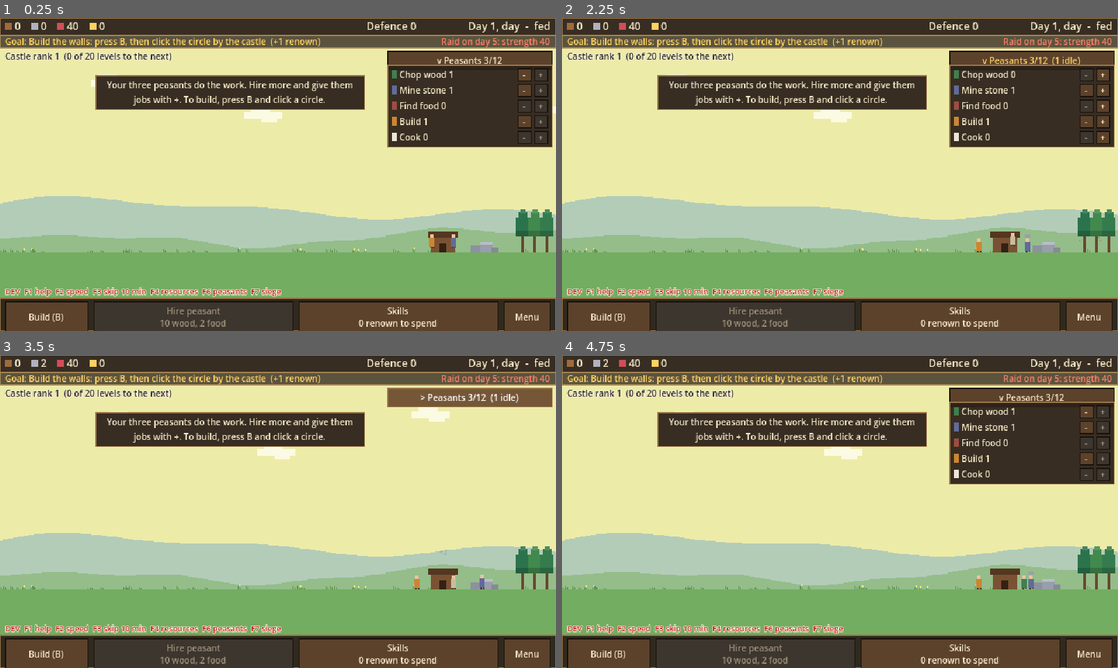
Above: before the commit, frames 1-4 (two rows, left to right).
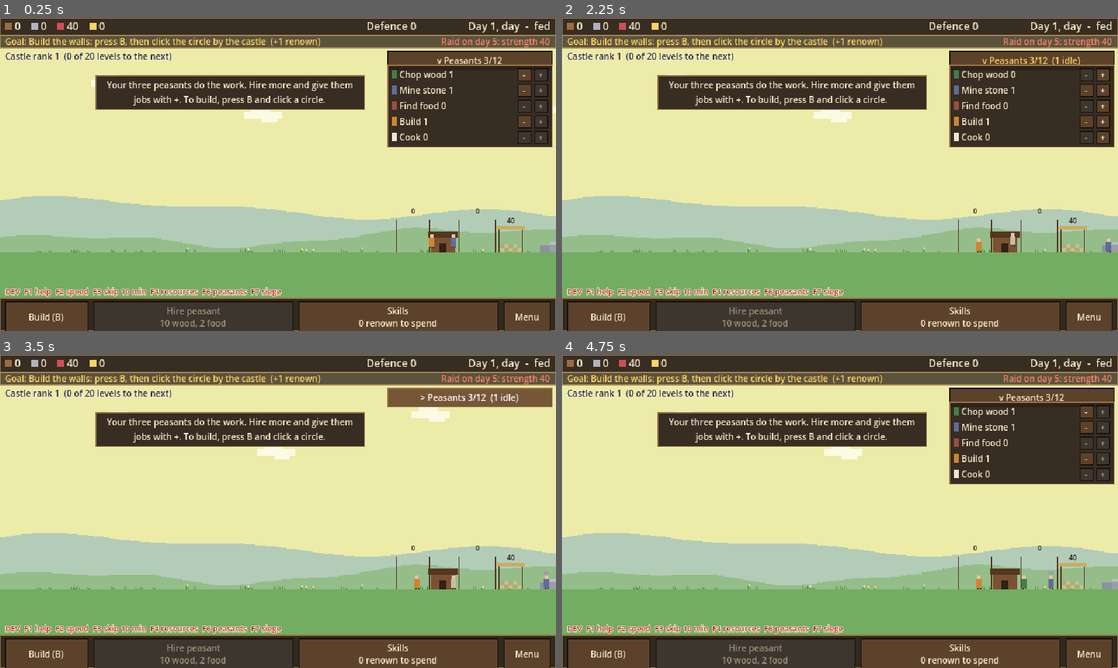
Above: after the commit, the same moments.

Repository: henrikmoepe-del/basebygger
Game: Godot game, scene res://scenes/main.tscn
Two runs of this game, one before a commit and one after it. Both use one fixed random seed, a clock stepped at 60 frames per second and the inputs below.
Inputs:
- Up to frame 1 (0.25 s): no input
- Up to frame 2 (2.25 s): click "v Peasants 3/12" at 0.5 s; click "> Peasants 3/12" at 1.25 s; click "-" at 2 s
- Up to frame 3 (3.5 s): click "v Peasants 3/12 (1 idle)" at 2.75 s
- Up to frame 4 (4.75 s): click "> Peasants 3/12 (1 idle)" at 3.5 s; click "+" at 4.25 s

The runs differ from the first frame. In frame 1, 2.1% of the frame differs, in the area x 0-100%, y 56-75%; in frame 2, 2.2%; in frame 3, 2.2%; in frame 4, 2.2%, in the area x 0-100%, y 1-75%.

Commit message:
Add a stockyard: a visible store for each resource
Wood, stone, food and iron each get a stack beside the shed that grows
with the amount, with the number above it. Gatherers deliver to the
right store and builders fetch from it.

Co-Authored-By: Claude Opus 5.5 <noreply@anthropic.com>

Diff:
--- a/scenes/main.tscn
+++ b/scenes/main.tscn
@@ -50,18 +50,18 @@
 script = ExtResource("5_grove")
 
 [node name="Rock" type="Node2D" parent="."]
-position = Vector2(536, 270)
+position = Vector2(676, 270)
 script = ExtResource("13_quarry")
 
 [node name="Wilds" type="Node2D" parent="."]
-position = Vector2(828, 270)
+position = Vector2(968, 270)
 script = ExtResource("13_quarry")
 resource_type = "food"
 size = Vector2(44, 30)
 look = "bushes"
 
 [node name="MineSpot" type="Node2D" parent="."]
-position = Vector2(886, 270)
+position = Vector2(1026, 270)
 script = ExtResource("1_gather")
 resource_type = "iron"
 look = "none"
--- a/scripts/build_plan.gd
+++ b/scripts/build_plan.gd
@@ -66,6 +66,16 @@
 	if color == CastleData.ROOF_RED or color == CastleData.ROOF_BLUE:
 		return "tile"
 	return "stone"
+
+
+## Which store of the stockyard an item is fetched from ("" = the shed).
+static func store_for(item: String) -> String:
+	match item:
+		"stone":
+			return "stone"
+		"plank", "poles", "ladder":
+			return "wood"
+	return ""
 
 
 ## The plan for raising a part from level to level + 1.
--- a/scripts/builder.gd
+++ b/scripts/builder.gd
@@ -60,7 +60,8 @@
 				# Nothing to do yet: wait by the yard, where the next work will be.
 				_walk_to(castle.yard_x() + 14.0 + _offset * 2.0, delta)
 		State.TO_STOCK:
-			if _walk_to(world.stock_x + _offset, delta):
+			# Stone from the stone stack, timber from the wood stack, the rest from the shed.
+			if _walk_to(world.store_x(castle.item_store(GameState.job_claimed)) + _offset, delta):
 				_carry_color = castle.item_color(GameState.job_claimed)
 				_carrying = GameState.job_take_load(int(GameState.builder_load() * _skill()))
 				_state = State.TO_YARD if _carrying > 0 else State.IDLE
@@ -104,7 +105,7 @@
 				_carrying = 1 if taken_down else 0
 				_state = State.RETURN if taken_down else State.IDLE
 		State.RETURN:
-			if _walk_to(world.stock_x + _offset, delta):
+			if _walk_to(world.store_x("wood") + _offset, delta):
 				_carrying = 0
 				_state = State.IDLE
 	if _state != before:
--- a/scripts/camera.gd
+++ b/scripts/camera.gd
@@ -14,11 +14,11 @@
 
 ## The left and right edges of the world.
 @export var world_left := -900.0
-@export var world_right := 1410.0
+@export var world_right := 1550.0
 ## How far above the ground the view can reach: the tallest keep and its banner.
 @export var world_height := 560.0
 ## Where the view is centred when the game starts: the castle and the stockhouse.
-@export var start_x := 300.0
+@export var start_x := 360.0
 
 var _zoom_index := 0
 ## How hard the view is shaking right now, in pixels. It dies away quickly.
--- a/scripts/castle.gd
+++ b/scripts/castle.gd
@@ -217,6 +217,11 @@
 ## What a builder carrying a piece holds: the colour of its material.
 func item_color(index: int) -> Color:
 	return _plan[clampi(index, 0, _plan.size() - 1)].color
+
+
+## Which store of the stockyard a piece's material comes from.
+func item_store(index: int) -> String:
+	return BuildPlan.store_for(_plan[clampi(index, 0, _plan.size() - 1)].item)
 
 
 ## True if the piece is scaffolding being taken down.
--- a/scripts/castle_data.gd
+++ b/scripts/castle_data.gd
@@ -85,19 +85,19 @@
 	"quarry": {
 		"benefit": "Stone appears 0.7 a second faster, and 10 more can pile up, per level", "drawback": "Dust: everyone works 2% slower per level",
 		"name": "Quarry", "defence": 0, "renown": 1, "cost": {"wood": 24, "stone": 6}, "work": 10.0,
-		"site_x": 560.0, "village": true, "max_level": 10,
+		"site_x": 700.0, "village": true, "max_level": 10,
 	},
 	# The farm's fields add to what the hunting grounds give (see GameState.site_rate).
 	"farm": {
 		"benefit": "Food appears 0.3 a second faster, and 12 more can wait, per level", "drawback": "",
 		"name": "Farm", "defence": 0, "renown": 1, "cost": {"wood": 20, "stone": 4}, "work": 8.0,
-		"site_x": 750.0, "village": true, "max_level": 10,
+		"site_x": 890.0, "village": true, "max_level": 10,
 	},
 	# The mine goes underground for iron, which high castle levels need.
 	"mine": {
 		"benefit": "Lets peasants mine iron: room for 2 miners per level", "drawback": "Each miner eats double",
 		"name": "Mine", "defence": 0, "renown": 2, "cost": {"wood": 40, "stone": 40}, "work": 20.0,
-		"site_x": 868.0, "village": true, "max_level": 8,
+		"site_x": 1008.0, "village": true, "max_level": 8,
 	},
 	# Outer defences: cheap wooden works that raiders meet first.
 	"palisade": {
@@ -128,19 +128,19 @@
 	"houses": {
 		"benefit": "Room for 4 more peasants per level", "drawback": "",
 		"name": "Houses", "defence": 0, "renown": 0, "cost": {"wood": 12, "stone": 4}, "work": 6.0,
-		"site_x": 1038.0, "village": true, "max_level": 12,
+		"site_x": 1178.0, "village": true, "max_level": 12,
 	},
 	# The well and the tavern keep peasants content, which makes them work
 	# faster (see GameState.morale_bonus). Each level serves more peasants.
 	"well": {
 		"benefit": "Up to +15% work speed; each level serves 8 peasants", "drawback": "",
 		"name": "Well", "defence": 0, "renown": 1, "cost": {"stone": 16, "wood": 4}, "work": 8.0,
-		"site_x": 950.0, "village": true, "max_level": 10,
+		"site_x": 1090.0, "village": true, "max_level": 10,
 	},
 	"tavern": {
 		"benefit": "Up to +15% work speed; each level serves 10 peasants", "drawback": "Peasants eat 3% more per level",
 		"name": "Tavern", "defence": 0, "renown": 1, "cost": {"wood": 24, "stone": 8}, "work": 10.0,
-		"site_x": 996.0, "village": true, "max_level": 10,
+		"site_x": 1136.0, "village": true, "max_level": 10,
 	},
 }
 ## Back to front.
@@ -150,12 +150,12 @@
 const FRONT := ["court", "garrison", "keep", "towers"]
 
 ## Where the village stands, relative to the castle's ground-centre point.
-const QUARRY_X := 536.0
-const FARM_X := 772.0
-const MINE_X := 886.0
-const WELL_X := 950.0
-const TAVERN_X := 996.0
-const FIRST_HOUSE_X := 1052.0
+const QUARRY_X := 676.0
+const FARM_X := 912.0
+const MINE_X := 1026.0
+const WELL_X := 1090.0
+const TAVERN_X := 1136.0
+const FIRST_HOUSE_X := 1192.0
 const HOUSE_SPACING := 26.0
 ## The outer defences, west of the castle.
 const PALISADE_X := -520.0
--- a/scripts/gatherer.gd
+++ b/scripts/gatherer.gd
@@ -65,7 +65,7 @@
 				_state = State.TO_HOME if _carrying > 0 else State.IDLE
 				_timer = 0.0
 		State.TO_HOME:
-			if _walk_to(home_x, delta):
+			if _walk_to(world.store_x(_resource) + _spot_offset, delta):
 				GameState.add_income(_resource, _carrying)
 				_carrying = 0
 				_state = State.IDLE
--- a/scripts/grove.gd
+++ b/scripts/grove.gd
@@ -4,7 +4,7 @@
 const TreeSpot = preload("res://scripts/tree.gd")
 
 ## The first tree stands nearest the stockhouse; later ones are a longer walk.
-@export var first_x := 582.0
+@export var first_x := 722.0
 @export var spacing := 14.0
 
 
--- a/scripts/workers.gd
+++ b/scripts/workers.gd
@@ -1,6 +1,8 @@
 extends Node2D
 ## Keeps one walking peasant on screen for every peasant in GameState, each
-## running the script for their job, and draws the stockhouse. Peasants ask
+## running the script for their job, and draws the stockyard: a shed with a
+## store for each resource beside it (STORES), so what is in stock can be
+## seen. Each store is a stack that grows with the amount, under a number. Peasants ask
 ## this node where things are (gather spots, guard posts, beds).
 ## This node and the castle share the same origin: the castle's ground-centre.
 
@@ -14,9 +16,20 @@
 const Cow = preload("res://scripts/cow.gd")
 ## Which script runs each job ("" = idle).
 const BUMP_TIME := 0.15
-## One piece appears in a pile for every PILE_UNIT, then 4x, 9x, 16x that...
-const PILE_UNIT := 6.0
-const MAX_PILE_PIECES := 6
+## The stores of the stockyard. "x" is where the stack starts, east of the
+## shed's middle (stock_x); "piece" is the size of one log, block, sack or
+## ingot; "per_row" how many lie side by side; "rows" how high the stack can
+## get. The stack holds STACK_GROWTH x the square root of the amount, so it
+## grows quickly at first and never stops being readable.
+const STORES := {
+	"iron": {"x": -72.0, "piece": Vector2(4, 2), "per_row": 3, "rows": 6, "color": Color(0.36, 0.38, 0.46)},
+	"stone": {"x": -52.0, "piece": Vector2(5, 4), "per_row": 6, "rows": 9, "color": Color(0.66, 0.66, 0.70)},
+	"wood": {"x": 20.0, "piece": Vector2(7, 3), "per_row": 5, "rows": 12, "color": Color(0.52, 0.36, 0.22)},
+	"food": {"x": 66.0, "piece": Vector2(4, 5), "per_row": 5, "rows": 5, "color": Color(0.82, 0.74, 0.52)},
+}
+const STACK_GROWTH := 1.5
+const POST := Color(0.33, 0.21, 0.13)
+const NUMBER := Color(0.20, 0.17, 0.15)
 const FLOAT_TIME := 1.2
 const MAX_FLOATS := 12
 ## Idle peasants stroll on floors no further than this from the castle's middle.
@@ -35,7 +48,7 @@
 @export var wilds: Node2D
 @export var mine: Node2D
 @export var castle: Node2D
-@export var stock_x := 490.0
+@export var stock_x := 550.0
 
 ## Numbers floating up from the stockhouse as loads arrive:
 ## each is {"text": String, "color": Color, "age": float, "x": float}.
@@ -54,9 +67,12 @@
 
 
 func _draw() -> void:
-	_draw_piles()
-	# The stockhouse: everything gathered is stored here. It swells for a
-	# moment each time a load comes in.
+	for type: String in STORES:
+		# Iron only has a place once there is a mine.
+		if type != "iron" or GameState.part_levels.mine > 0:
+			_draw_store(type)
+	# The shed, for tools and everything small. It swells for a moment each
+	# time a load comes in.
 	var swell := 2.0 * maxf(_bump, 0.0) / BUMP_TIME
 	draw_rect(Rect2(stock_x - 14 - swell, -18 - swell, 28 + swell * 2, 18 + swell), Color(0.48, 0.32, 0.20))
 	draw_rect(Rect2(stock_x - 17 - swell, -24 - swell, 34 + swell * 2, 7), Color(0.33, 0.21, 0.13))
@@ -88,32 +104,32 @@
 	if amount <= 0 or _floats.size() >= MAX_FLOATS:
 		return
 	_bump = BUMP_TIME
-	_floats.append({"text": "+%d" % amount, "color": FLOAT_COLORS[type], "age": 0.0, "x": stock_x + randf_range(-10.0, 4.0)})
+	_floats.append({"text": "+%d" % amount, "color": FLOAT_COLORS[type], "age": 0.0, "x": store_x(type) + randf_range(-10.0, 4.0)})
 	queue_redraw()
 
 
-## Logs and stone blocks stacked beside the stockhouse, so the stores can be
-## seen at a glance. The piles grow slowly: each row needs more than the last.
-func _draw_piles() -> void:
-	_draw_pile(stock_x + 20.0, GameState.resources.wood, Vector2(7, 3), Color(0.52, 0.36, 0.22))
-	_draw_pile(stock_x - 34.0, GameState.resources.stone, Vector2(5, 4), Color(0.66, 0.66, 0.70))
-
-
-func _draw_pile(left: float, amount: int, piece: Vector2, color: Color) -> void:
-	var pieces := mini(int(sqrt(amount / PILE_UNIT)), MAX_PILE_PIECES)
-	var row := 0
-	var in_row := 0
-	var row_size := 3
+## One store: two posts that mark its place, the stack between them, and the
+## amount written above. Food is kept dry under a little roof.
+func _draw_store(type: String) -> void:
+	var store: Dictionary = STORES[type]
+	var piece: Vector2 = store.piece
+	var left: float = stock_x + store.x
+	var width: float = store.per_row * (piece.x + 1.0)
+	var full: float = store.rows * piece.y
+	var amount: int = GameState.resources[type]
+	var pieces := mini(int(sqrt(amount) * STACK_GROWTH), store.per_row * store.rows)
+	draw_rect(Rect2(left - 2, -full - 2, 1, full + 2), POST)
+	draw_rect(Rect2(left + width, -full - 2, 1, full + 2), POST)
 	for i in pieces:
-		var x := left + in_row * (piece.x + 1) + row * (piece.x + 1) * 0.5
-		var y := -(row + 1) * piece.y
-		draw_rect(Rect2(x, y, piece.x, piece.y - 1), color if (i + row) % 2 == 0 else color.darkened(0.12))
-		in_row += 1
-		if in_row >= row_size - row:
-			in_row = 0
-			row += 1
-			if row >= row_size:
-				break
+		var row: int = i / store.per_row
+		var column: int = i % store.per_row
+		var color: Color = store.color if (row + column) % 2 == 0 else store.color.darkened(0.12)
+		draw_rect(Rect2(left + column * (piece.x + 1.0), -(row + 1) * piece.y, piece.x, piece.y - 1.0), color)
+	if type == "food":
+		draw_rect(Rect2(left - 4, -full - 6, width + 7, 4), CastleData.THATCH)
+	var text := str(amount)
+	var text_width := _font.get_string_size(text, HORIZONTAL_ALIGNMENT_LEFT, -1, 8).x
+	draw_string(_font, Vector2(left + (width - text_width) / 2.0, -full - 9.0), text, HORIZONTAL_ALIGNMENT_LEFT, -1, 8, NUMBER)
 
 
 ## Where a gatherer should go for this resource right now (null = nowhere).
@@ -212,9 +228,18 @@
 	return get_children().filter(func(w: Node) -> bool: return w is Builder and w != except and not w.is_queued_for_deletion())
 
 
-## Where the cooks stand.
+## Where the cooks stand: by the food store.
 func kitchen_x() -> float:
-	return stock_x - 24.0
+	return stock_x + STORES.food.x + 40.0
+
+
+## Where a peasant stands to add to or take from a resource's store.
+## Anything without a store of its own is kept in the shed.
+func store_x(resource_type: String) -> float:
+	if not STORES.has(resource_type):
+		return stock_x
+	var store: Dictionary = STORES[resource_type]
+	return stock_x + store.x + store.per_row * (store.piece.x + 1.0) / 2.0
 
 
 ## Adds and removes peasant nodes until each job has the right number.
Not shown, changed: CLAUDE.md
